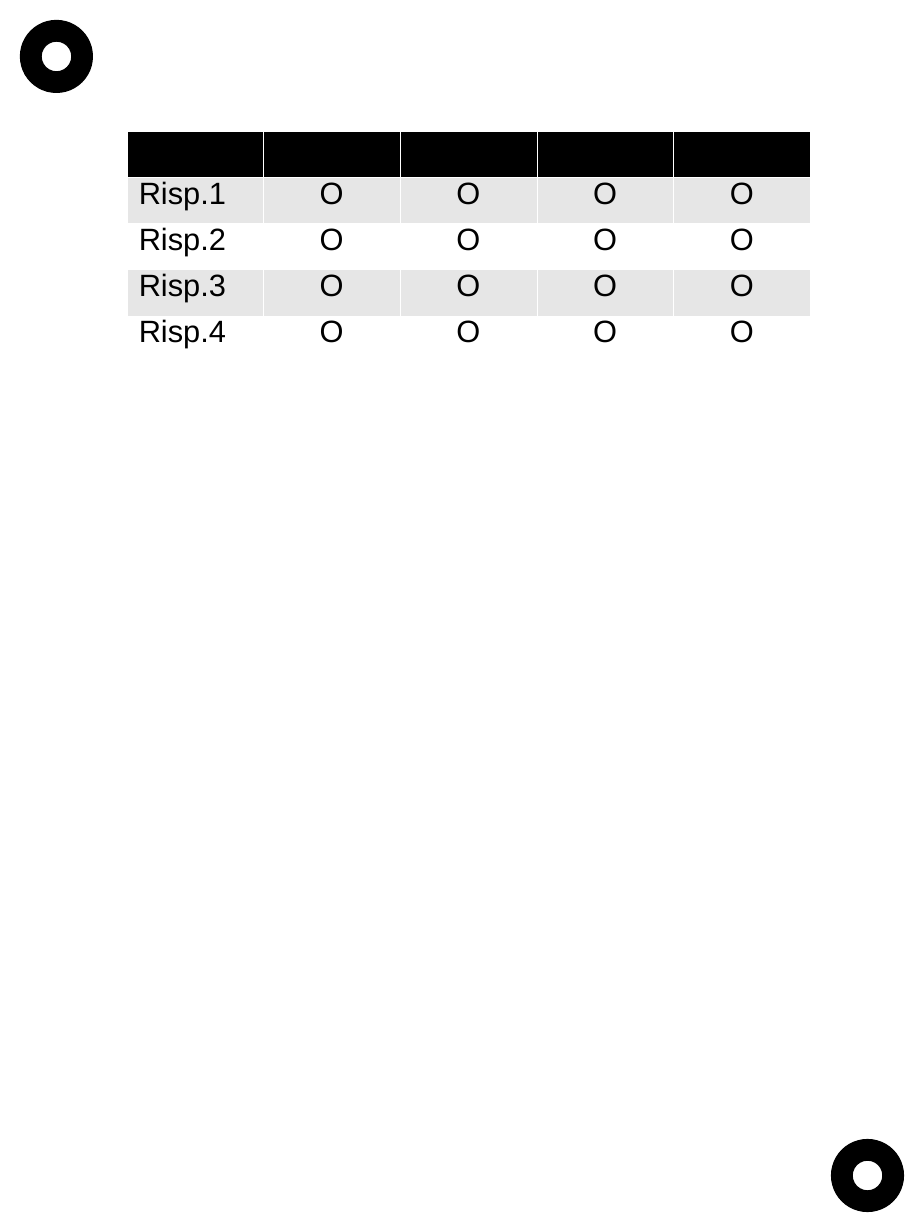
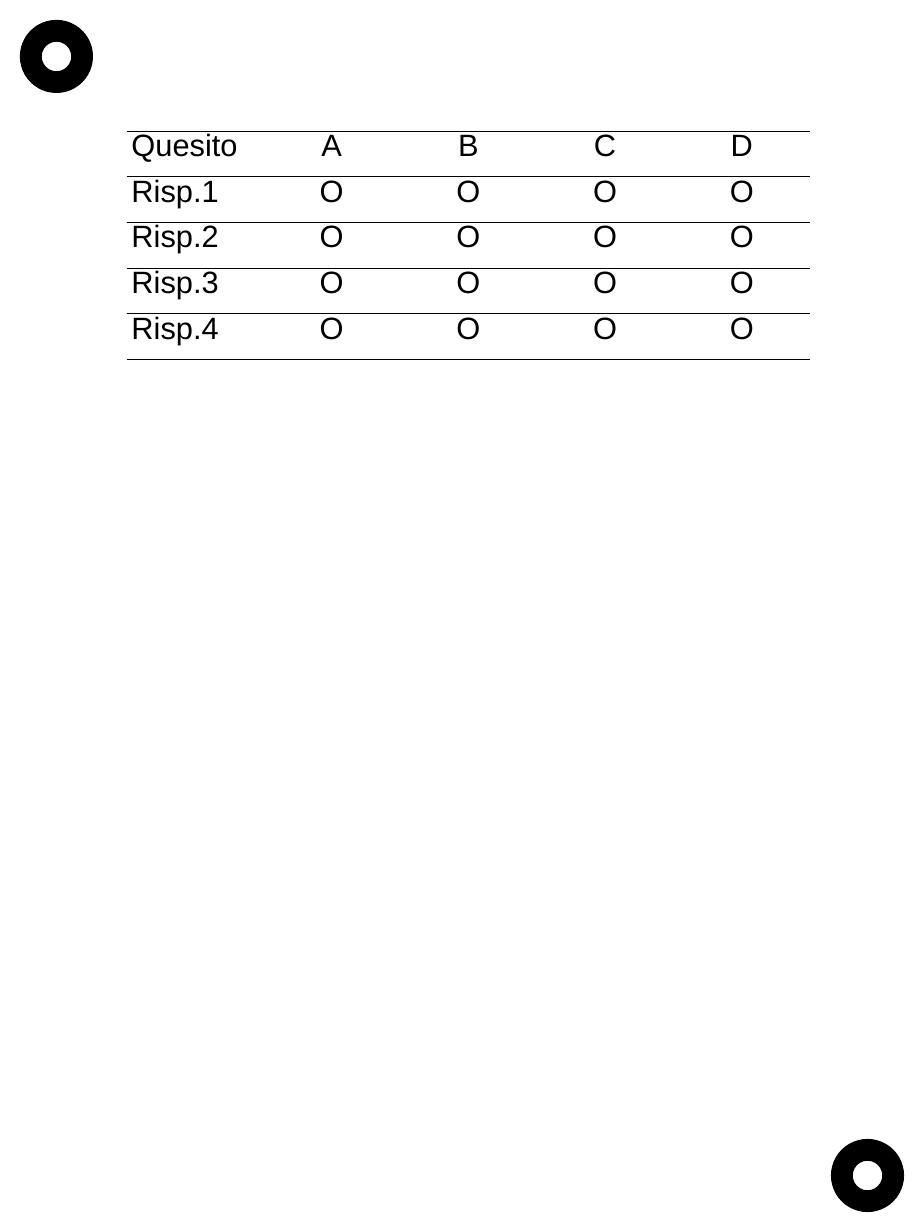
Before and after one commit to ylemkimon/formscanner, a slide deck: slide 1 of formscanner-main/src/main/resources/template/template1.ppt. Drawn at 924x1232 pixels with LibreOffice and Linux fonts; fonts in the diff are those of the drawing. Boxes give left, top, right and bottom in pixels: in the first picture for what was removed or moved away, otherwise in the second. Text is boxed around its words. In the diff, an @@ line names an element or a change of style, - is before the commit and + after.

```diff
--- a/formscanner-main/src/main/resources/template/template1.ppt
+++ b/formscanner-main/src/main/resources/template/template1.ppt
@@ table at <box>127,131,811,359</box> @@
@@ fill #000000 to none in row 1 @@
@@ fill #E6E6E6 to none in 10 cells @@
@@ fill #FFFFFF to none in 10 cells @@
@@ line spacing 0.76 to 0.71 @@
@@ borders changed @@
```
Also in this commit, not shown: 4 other files.
